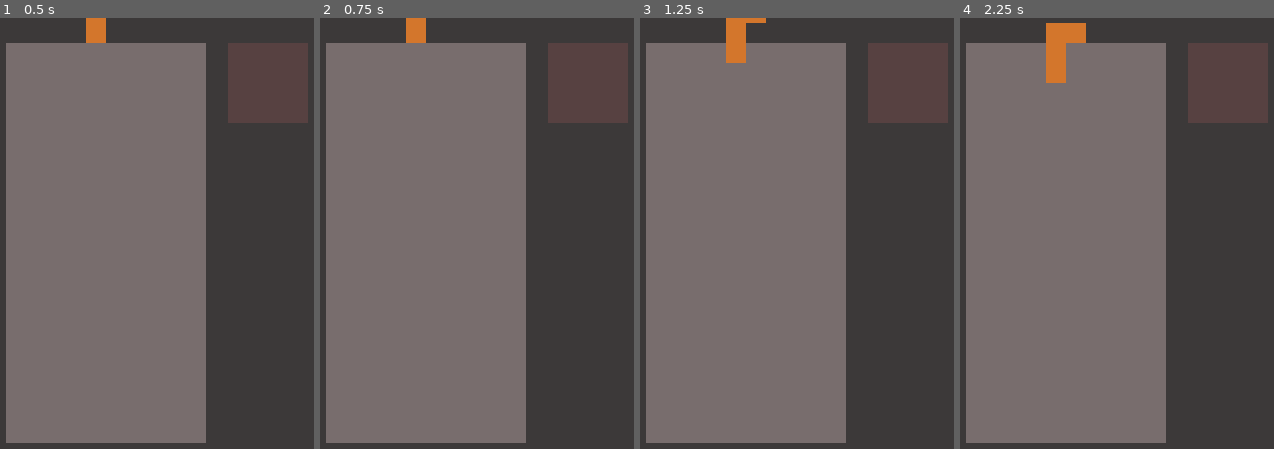
Above: before the commit, frames 1-4 (left to right).
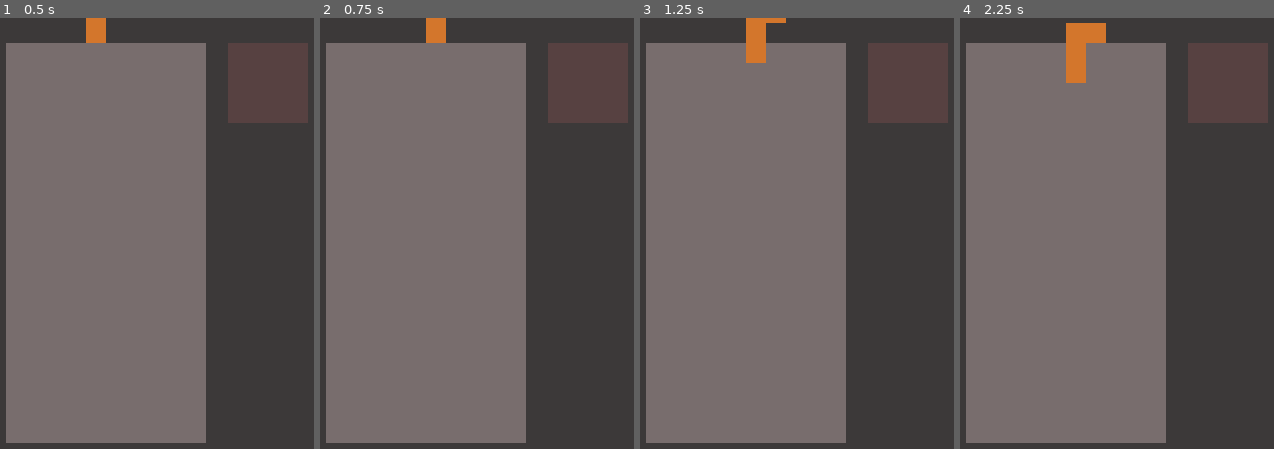
Above: after the commit, the same moments.

Repository: romanzes/godot-tetris
Game: Godot game, scene res://Game.tscn
Same seed, same stepped clock (60 frames per second), same inputs: the game is played once before the commit and once after it.
Inputs:
- Up to frame 1 (0.5 s): no input
- Up to frame 2 (0.75 s): tap Enter at 0.5 s; hold Right from 0.53 s (still down)
- Up to frame 3 (1.25 s): keep holding Right
- Up to frame 4 (2.25 s): tap Space at 1.25 s; release Right at 1.28 s; hold Left 1.28-2.03 s; hold Right from 2.03 s (still down)

Frame 1 is identical in both runs. In frame 2, 0.7% of the frame differs, in the area x 27-41%, y 0-6%; in frame 3, 1.3%; in frame 4, 1.8%, in the area x 27-47%, y 1-16%.

Commit message:
handle left and right arrows

Diff:
--- a/Game.gd
+++ b/Game.gd
@@ -130,3 +130,13 @@
 				var newTile = tile.instance()
 				newTile.rect_position = Vector2(x * tileSize, y * tileSize)
 				tilesView.add_child(newTile)
+
+func _unhandled_input(event):
+	if event is InputEventKey:
+		if event.pressed:
+			if event.scancode == KEY_LEFT:
+				figurePosition.x -= 1
+				update_Figure_View()
+			elif event.scancode == KEY_RIGHT:
+				figurePosition.x += 1
+				update_Figure_View()
